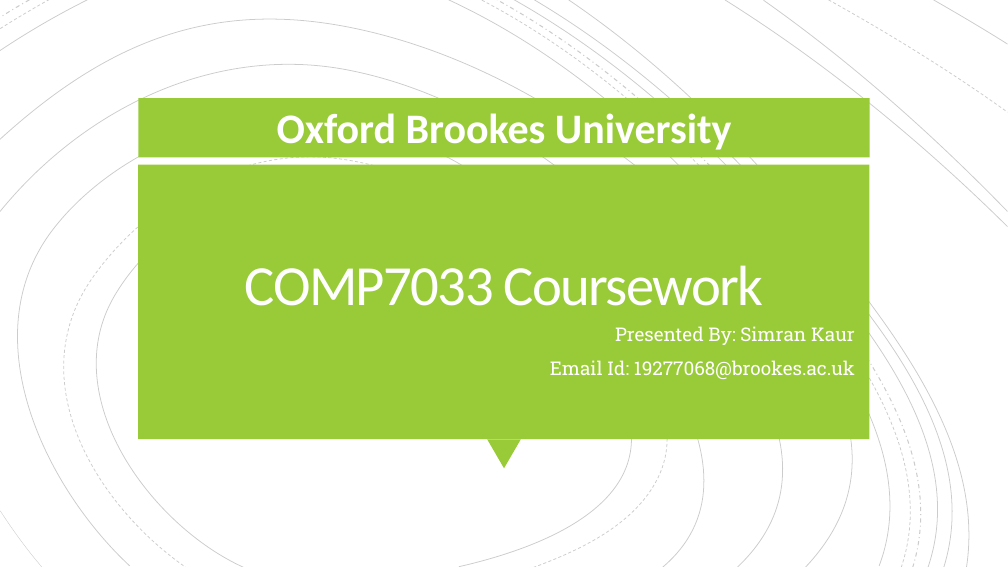
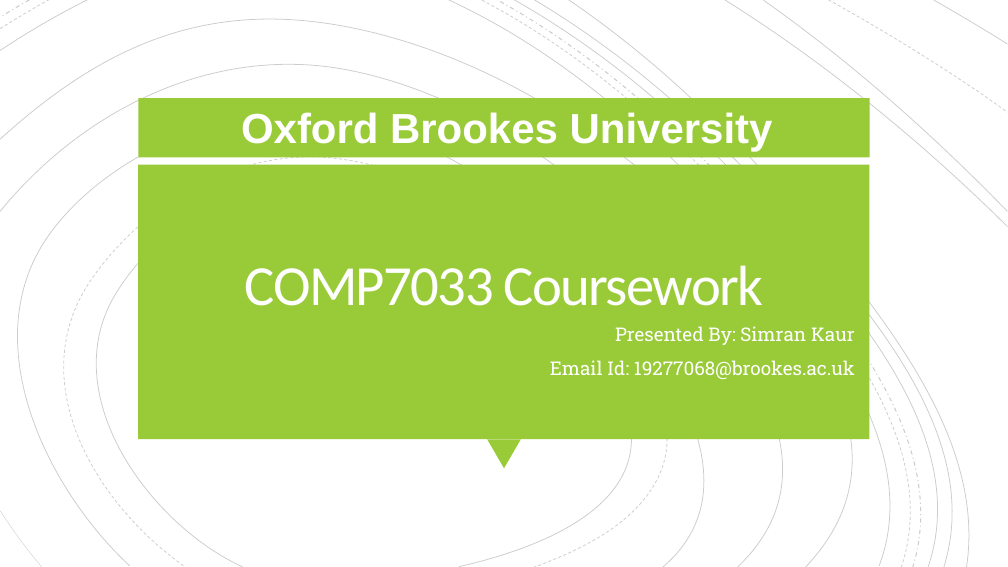
Before and after one commit to GiannaGD/FASTAPI-MONGO-TEACHER-MODULE, a slide deck: slide 1 of simran_presentation/COMP7033 Coursework.pptx. Drawn at 1008x567 pixels with LibreOffice and Linux fonts; fonts in the diff are those of the drawing. Boxes give left, top, right and bottom in pixels: in the first picture for what was removed or moved away, otherwise in the second. Text is boxed around its words. In the diff, an @@ line names an element or a change of style, - is before the commit and + after.

```diff
--- a/simran_presentation/COMP7033 Coursework.pptx
+++ b/simran_presentation/COMP7033 Coursework.pptx
@@ text "Oxford Brookes University" moved from (x1=277, y1=113, x2=732, y2=150) to (x1=241, y1=112, x2=773, y2=152) @@
@@ text "Oxford Brookes University" at (x1=241, y1=112, x2=773, y2=152): font Calibri to Arial @@
```
Also in this commit, not shown: 10 slides added, 2 other files.
